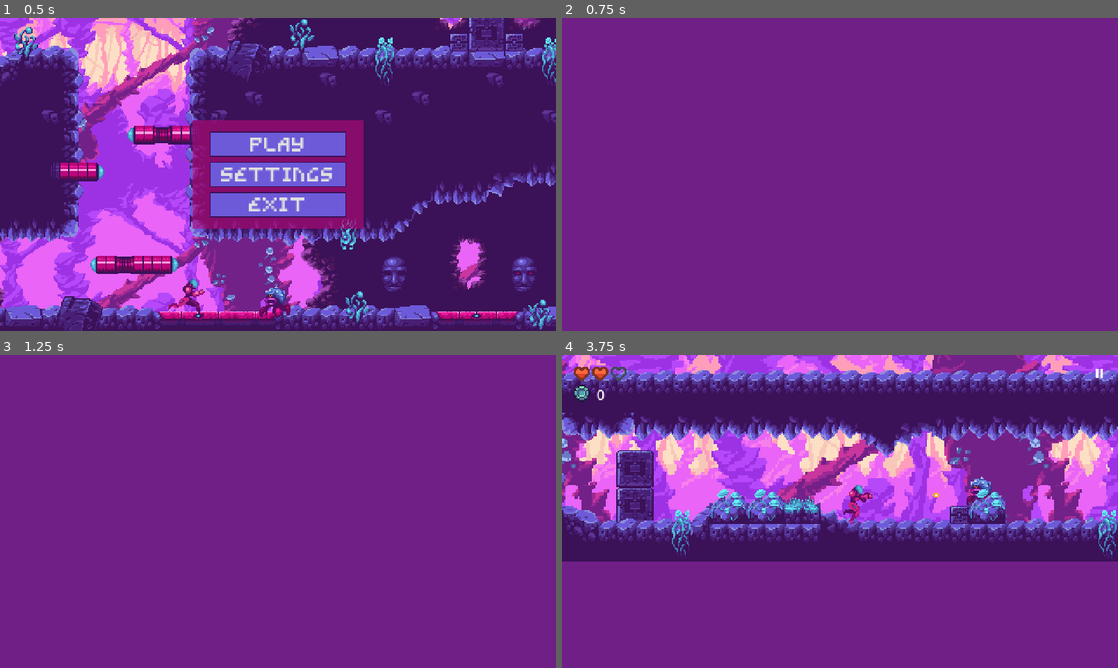
Above: before the commit, frames 1-4 (two rows, left to right).
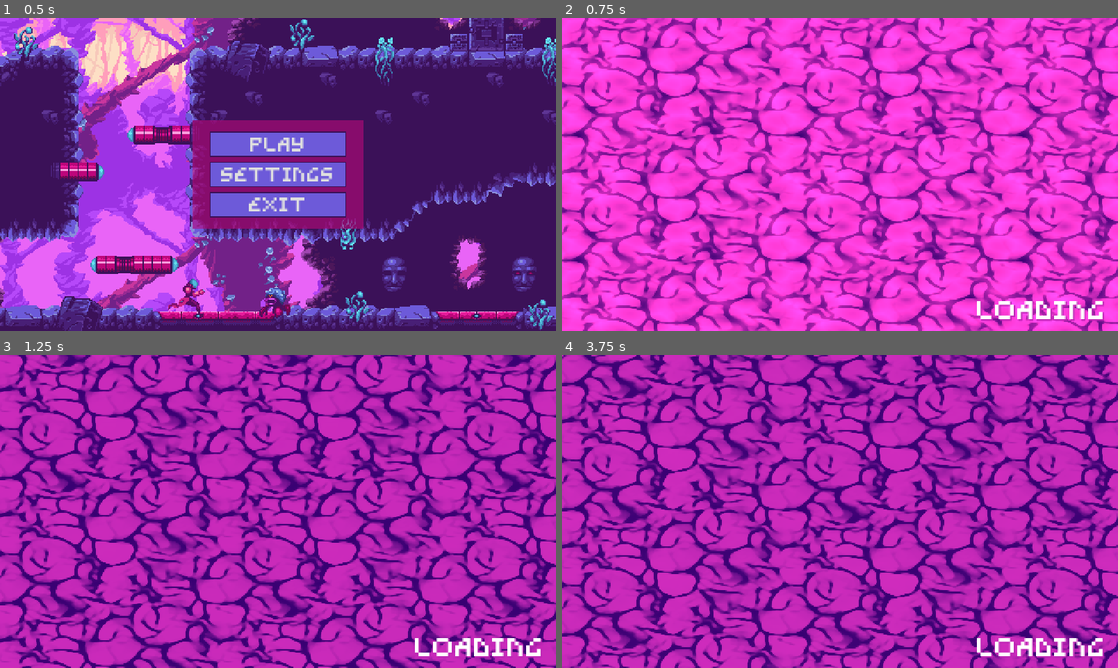
Above: after the commit, the same moments.

Repository: Jeffgss/chronobot
Game: Godot game, scene res://ui/main_menu_screen.tscn
Same seed, same stepped clock (60 frames per second), same inputs: the game is played once before the commit and once after it.
Inputs:
- Up to frame 1 (0.5 s): no input
- Up to frame 2 (0.75 s): click "PLAY" at 0.5 s
- Up to frame 3 (1.25 s): no input
- Up to frame 4 (3.75 s): hold D (move_right) 1.28-2.78 s; tap L (shoot) every 0.75 s from 1.35 to 3.6 s; tap Space (jump) at 1.52, 2.27 s; hold A (move_left) 2.78-3.53 s; hold D (move_right) from 3.53 s (still down)

Frame 1 is identical in both runs. In frame 2, 92% of the frame differs, in the area x 0-100%, y 0-100%; in frame 3, 92%; in frame 4, 97%.

Commit message:
feat: implement scene transition screen with shader effects and integrate into scene management

Diff:
--- a/scripts/scene_manager.gd
+++ b/scripts/scene_manager.gd
@@ -1,4 +1,6 @@
 extends Node
+
+var scene_transition_screen = preload("res://ui/screen_transition/scene_transition_screen.tscn")
 
 var scenes: Dictionary = {
 	"Level1": "uid://c4gwldwfnhw4j",
@@ -9,5 +11,10 @@
 	var scene_path: String = scenes.get(level)
 
 	if scene_path != null:
-		await get_tree().create_timer(1.0).timeout
+		var scene_transition_screen_instance = scene_transition_screen.instantiate()
+		get_tree().get_root().add_child(scene_transition_screen_instance)
+
+		await get_tree().create_timer(5.0).timeout
 		get_tree().change_scene_to_file(scene_path)
+
+		scene_transition_screen_instance.queue_free()
--- /dev/null
+++ b/ui/screen_transition/scene_transition_screen.gdshader
@@ -0,0 +1,29 @@
+shader_type canvas_item;
+
+uniform sampler2D noise_texture;
+uniform sampler2D dissolve_noise_texture;
+uniform vec4 colour_1: source_color = vec4(0.0, 0.0, 0.0, 1.0);
+uniform vec4 colour_2: source_color = vec4(34.0, 32.0, 12.0, 1.0);
+uniform float tiling_factor: hint_range(1.0, 10.0) = 1.0;
+uniform float move_speed: hint_range(0.1, 5.0) = 0.1;
+uniform float subtraction_speed: hint_range(0.1, 5.0) = 1.0;
+
+void fragment() {
+	vec2 uv = UV * tiling_factor;
+
+	uv.y += TIME * -move_speed;
+
+	uv = fract(uv);
+
+	float noise_value = texture(noise_texture, uv).r;
+
+	float dissolve_value = texture(dissolve_noise_texture, uv).r;
+
+	float subtraction_factor = sin(TIME * subtraction_speed);
+
+	float final_value = noise_value - (dissolve_value * subtraction_factor);
+
+	vec4 final_colour = mix(colour_1, colour_2, final_value);
+
+	COLOR = final_colour;
+}
--- /dev/null
+++ b/ui/screen_transition/scene_transition_screen.tscn
@@ -0,0 +1,44 @@
+[gd_scene format=3 uid="uid://ce5blt2kl2253"]
+
+[ext_resource type="Shader" uid="uid://d0xrh66qfftqw" path="res://ui/screen_transition/scene_transition_screen.gdshader" id="1_8rik2"]
+[ext_resource type="Texture2D" uid="uid://vkqg2jabj6wp" path="res://ui/screen_transition/T_Random_44.png" id="2_ubf32"]
+[ext_resource type="Texture2D" uid="uid://bu10tm878gcxo" path="res://ui/screen_transition/T_Random_66.png" id="3_u7pyx"]
+[ext_resource type="Theme" uid="uid://erol61ofgy2" path="res://ui/theme/game_theme.tres" id="4_u7pyx"]
+
+[sub_resource type="ShaderMaterial" id="ShaderMaterial_dnrwc"]
+shader = ExtResource("1_8rik2")
+shader_parameter/noise_texture = ExtResource("3_u7pyx")
+shader_parameter/dissolve_noise_texture = ExtResource("2_ubf32")
+shader_parameter/colour_1 = Color(0.8292472, 0.17556033, 0.74976903, 1)
+shader_parameter/colour_2 = Color(0.21360871, 0.0005767989, 0.44461077, 1)
+shader_parameter/tiling_factor = 2.50000007125
+shader_parameter/move_speed = 0.1
+shader_parameter/subtraction_speed = 2.50000011549012
+
+[sub_resource type="CanvasTexture" id="CanvasTexture_h01by"]
+
+[node name="SceneTransitionScreen" type="CanvasLayer" unique_id=206292688]
+
+[node name="TextureRect" type="TextureRect" parent="." unique_id=1336091201]
+material = SubResource("ShaderMaterial_dnrwc")
+anchors_preset = 15
+anchor_right = 1.0
+anchor_bottom = 1.0
+grow_horizontal = 2
+grow_vertical = 2
+texture = SubResource("CanvasTexture_h01by")
+
+[node name="MarginContainer" type="MarginContainer" parent="." unique_id=525045233]
+anchors_preset = 15
+anchor_right = 1.0
+anchor_bottom = 1.0
+grow_horizontal = 2
+grow_vertical = 2
+theme = ExtResource("4_u7pyx")
+
+[node name="Label" type="Label" parent="MarginContainer" unique_id=274358845]
+layout_mode = 2
+size_flags_horizontal = 8
+size_flags_vertical = 8
+theme_override_colors/font_shadow_color = Color(0.74509805, 0.15294118, 0.70980394, 1)
+text = "LOADING"
--- a/ui/theme/game_theme.tres
+++ b/ui/theme/game_theme.tres
@@ -73,6 +73,7 @@
 Button/styles/hover = SubResource("StyleBoxFlat_dtkdr")
 Button/styles/normal = SubResource("StyleBoxFlat_tgo0r")
 Button/styles/pressed = SubResource("StyleBoxFlat_h7gvb")
+Label/fonts/font = ExtResource("1_v71op")
 MarginContainer/constants/margin_bottom = 10
 MarginContainer/constants/margin_left = 10
 MarginContainer/constants/margin_right = 10
Binary file added: ui/screen_transition/T_Random_44.png
Not shown, added: ui/screen_transition/T_Random_44.png.import
Binary file added: ui/screen_transition/T_Random_66.png
Not shown, added: ui/screen_transition/T_Random_66.png.import
Not shown, added: ui/screen_transition/scene_transition_screen.gdshader.uid
